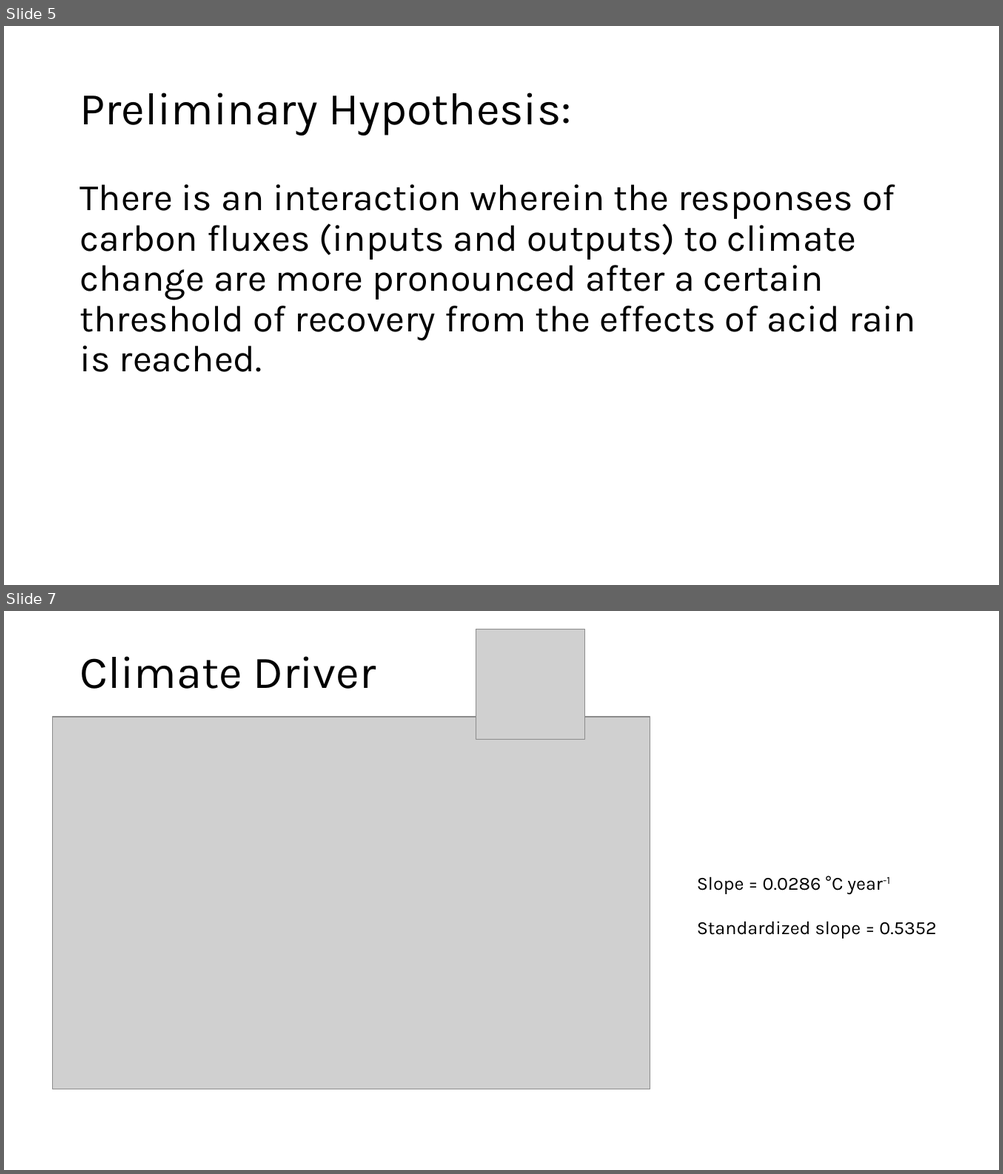
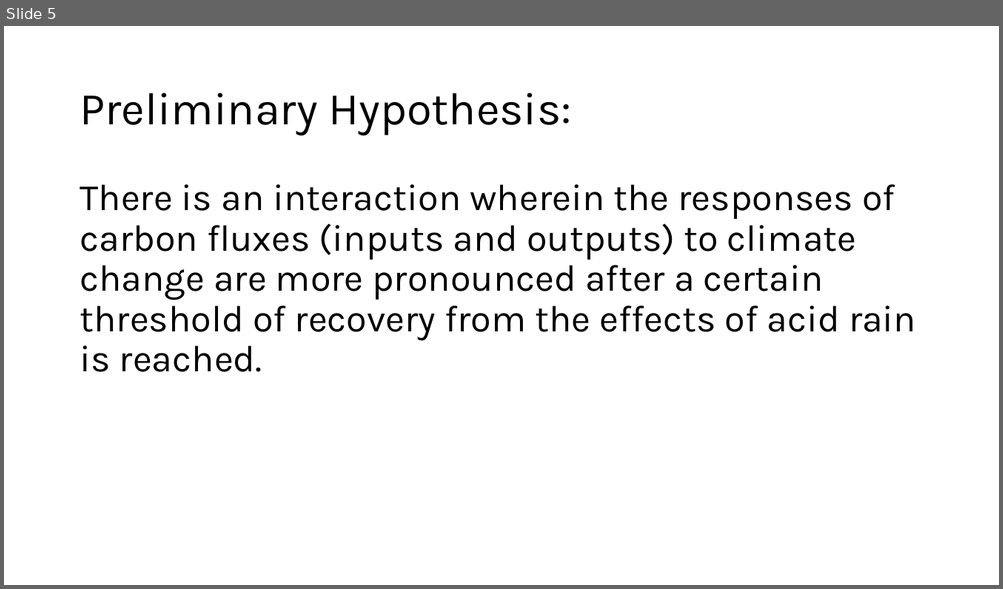
Before and after one commit to CaitlinPries/HB-Temporal-Carbon, a slide deck: Temporal C HB Meeting.pptx. Shown one above the other, each under a label of ours: slides 5 and 7 before the commit, slide 5 after it; the slides between them are not shown. The pictures are 1003x1174 and 1003x589 pixels, drawn with LibreOffice and Linux fonts; fonts in the diff are those of the drawing; grey boxes stand for pictures. Boxes give left, top, right and bottom in pixels: in the first picture for what was removed or moved away, otherwise in the second. Text is boxed around its words. In the diff, an @@ line names an element or a change of style, - is before the commit and + after.

```diff
--- a/Temporal C HB Meeting.pptx
+++ b/Temporal C HB Meeting.pptx
@@ slide 7 removed at (x1=4, y1=611, x2=999, y2=1170), background #FFFFFF @@
@@ picture removed at (x1=475, y1=629, x2=584, y2=739) @@
@@ title removed at (x1=79, y1=656, x2=376, y2=689) @@
-Climate Driver
@@ picture removed at (x1=53, y1=717, x2=649, y2=1090) @@
@@ text removed at (x1=697, y1=876, x2=936, y2=939) @@
-Slope = 0.0286 °C year-1
-Standardized slope = 0.5352
```
Also in this commit, not shown: 8 slides changed, 19 slides added, 45 other files.
